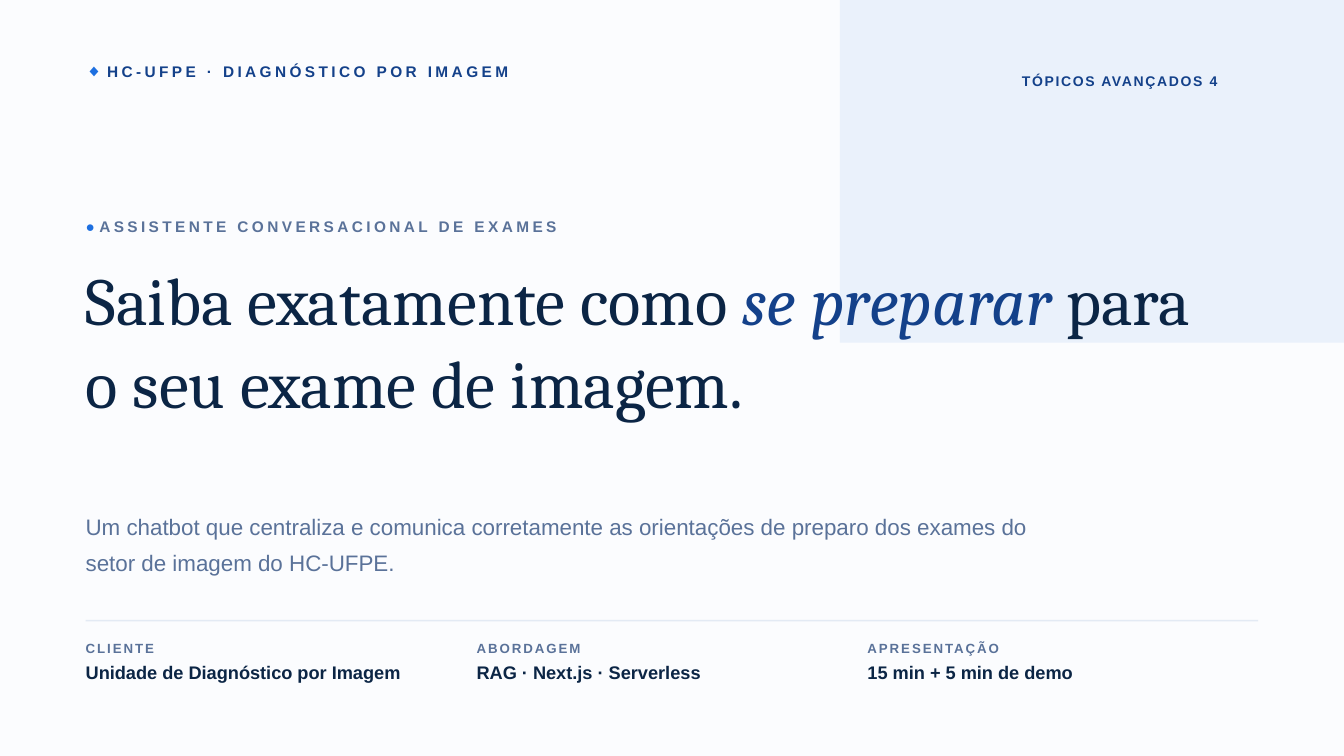
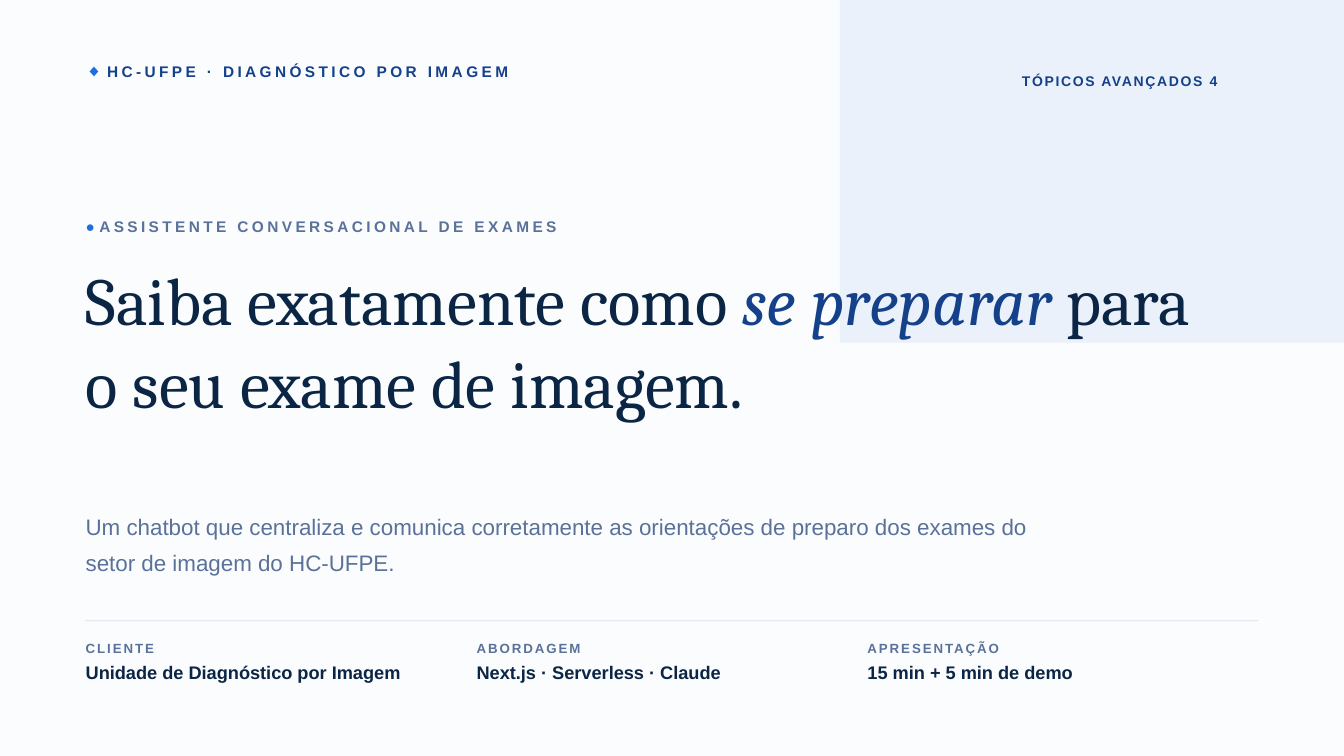
Before and after one commit to ata1de/hc-ufpe-exam-assistant, a slide deck: slide 1 of docs/Apresentacao_HC-UFPE.pptx. Drawn at 1344x756 pixels with LibreOffice and Linux fonts; fonts in the diff are those of the drawing. Boxes give left, top, right and bottom in pixels: in the first picture for what was removed or moved away, otherwise in the second. Text is boxed around its words. In the diff, an @@ line names an element or a change of style, - is before the commit and + after.

```diff
--- a/docs/Apresentacao_HC-UFPE.pptx
+++ b/docs/Apresentacao_HC-UFPE.pptx
@@ text at <box>477,665,721,683</box>: text changed @@
-RAG · Next.js · Serverless
+Next.js · Serverless · Claude
```
Also in this commit, not shown: 8 other slides changed.
